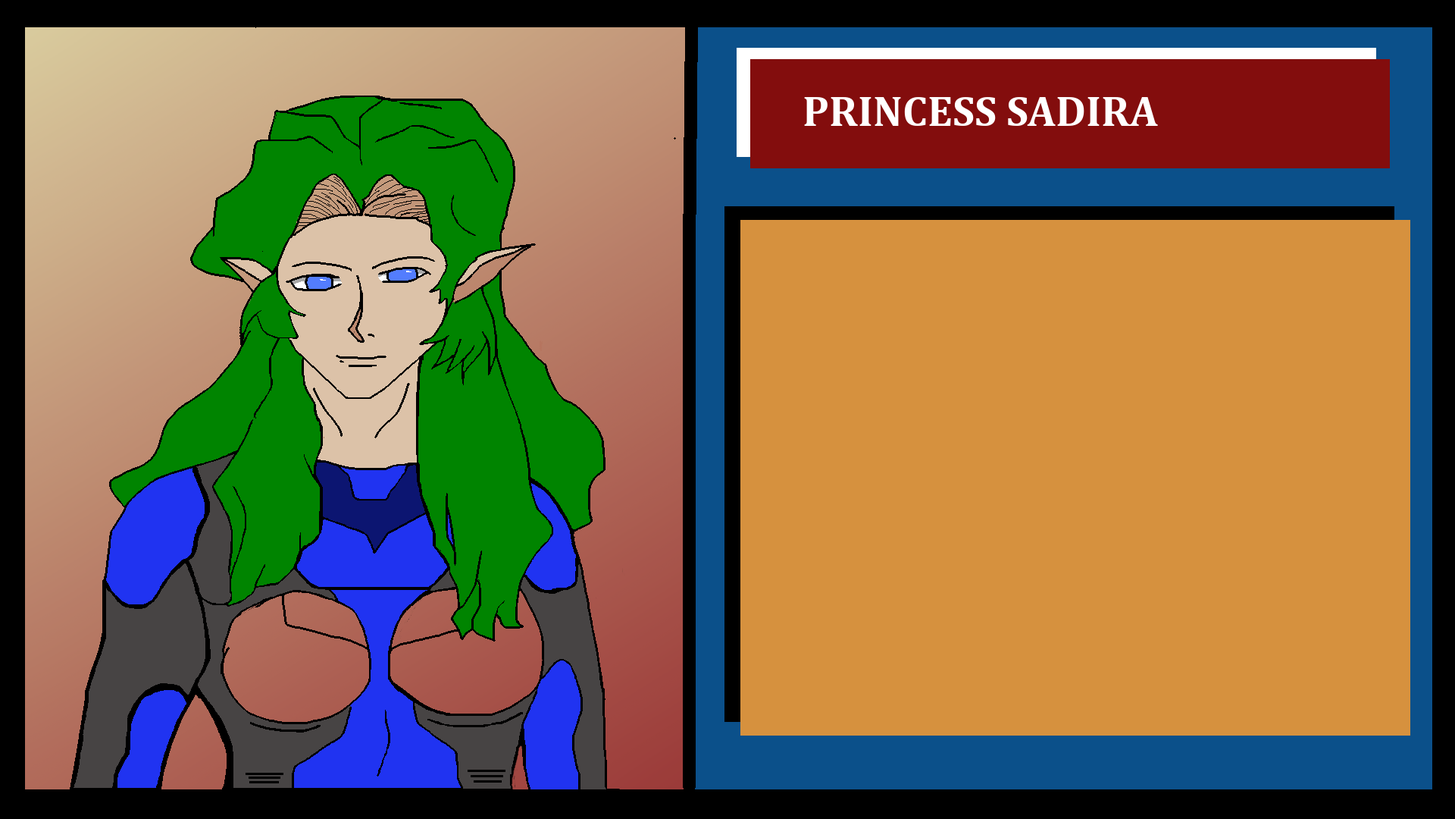
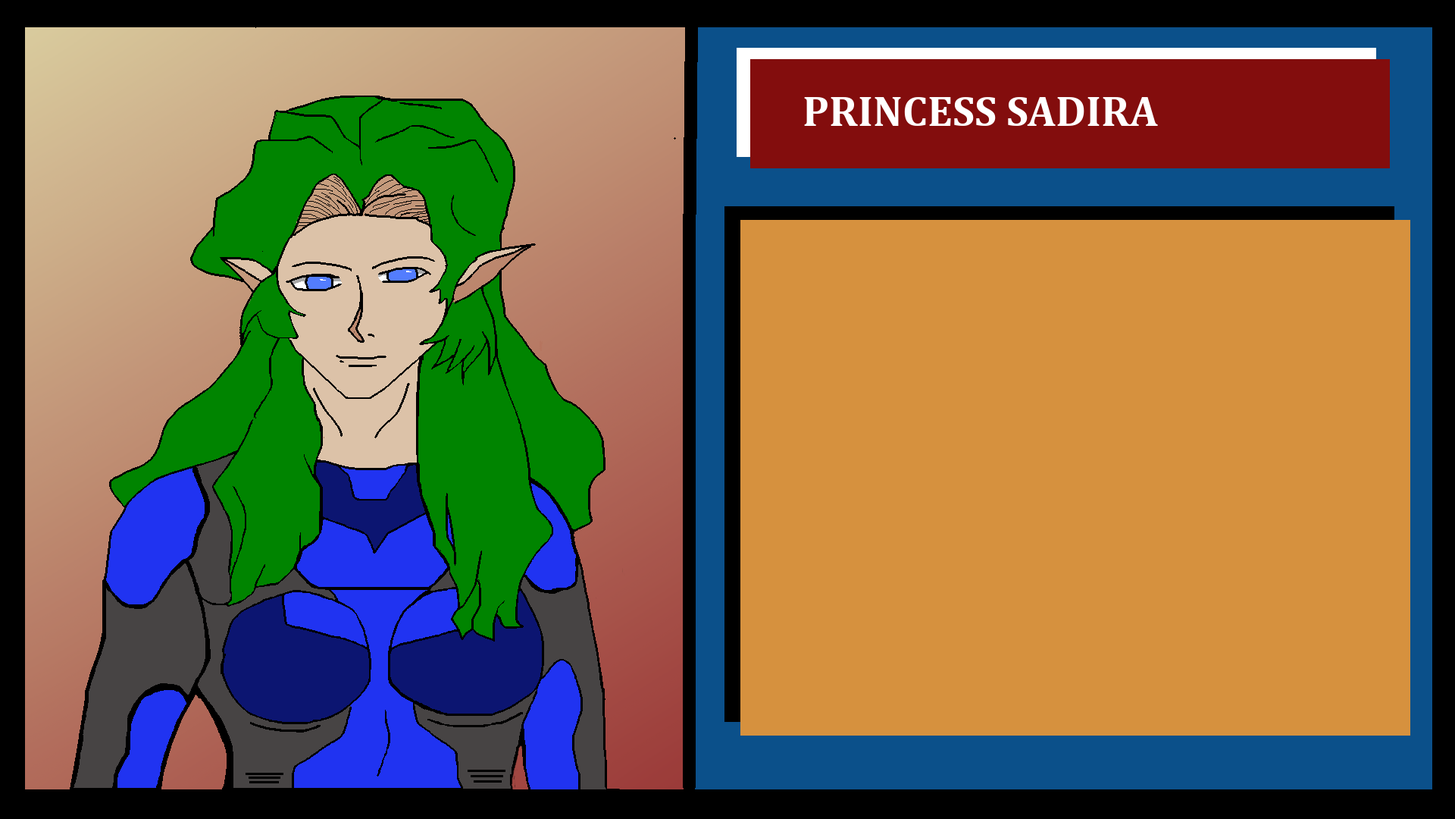
Before/after of a 1455px x 819px layered artwork. What changed in the layer stack:
painted on "spaceSuitColor" over (x1=223, y1=588, x2=543, y2=722)
